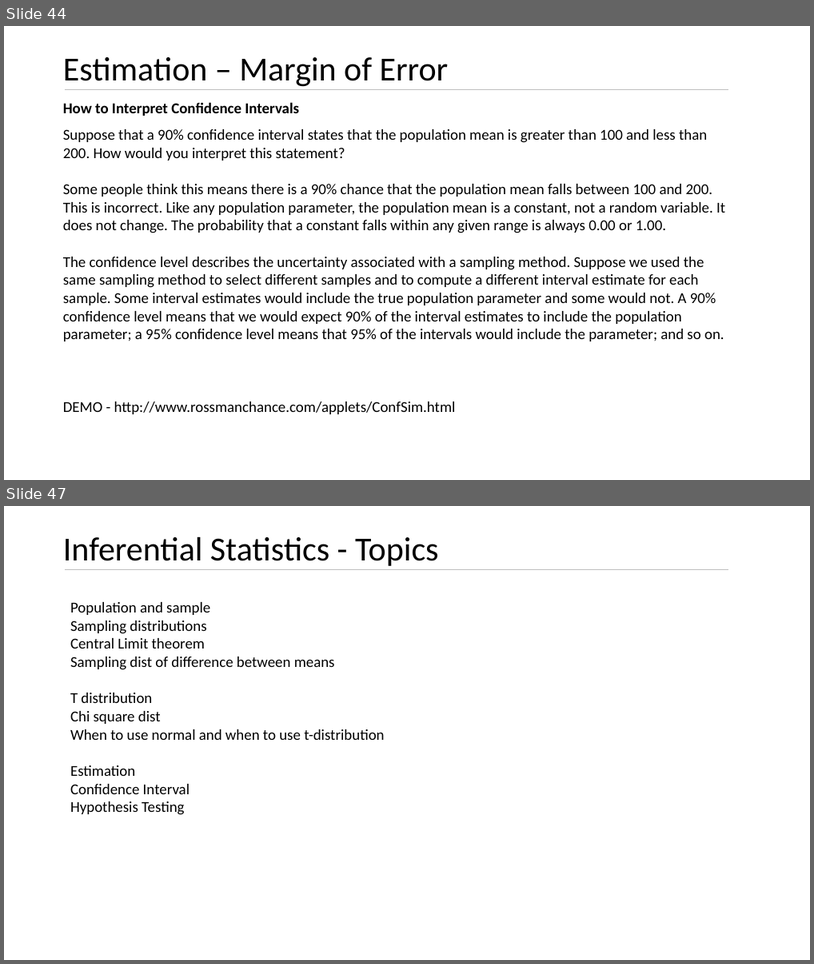
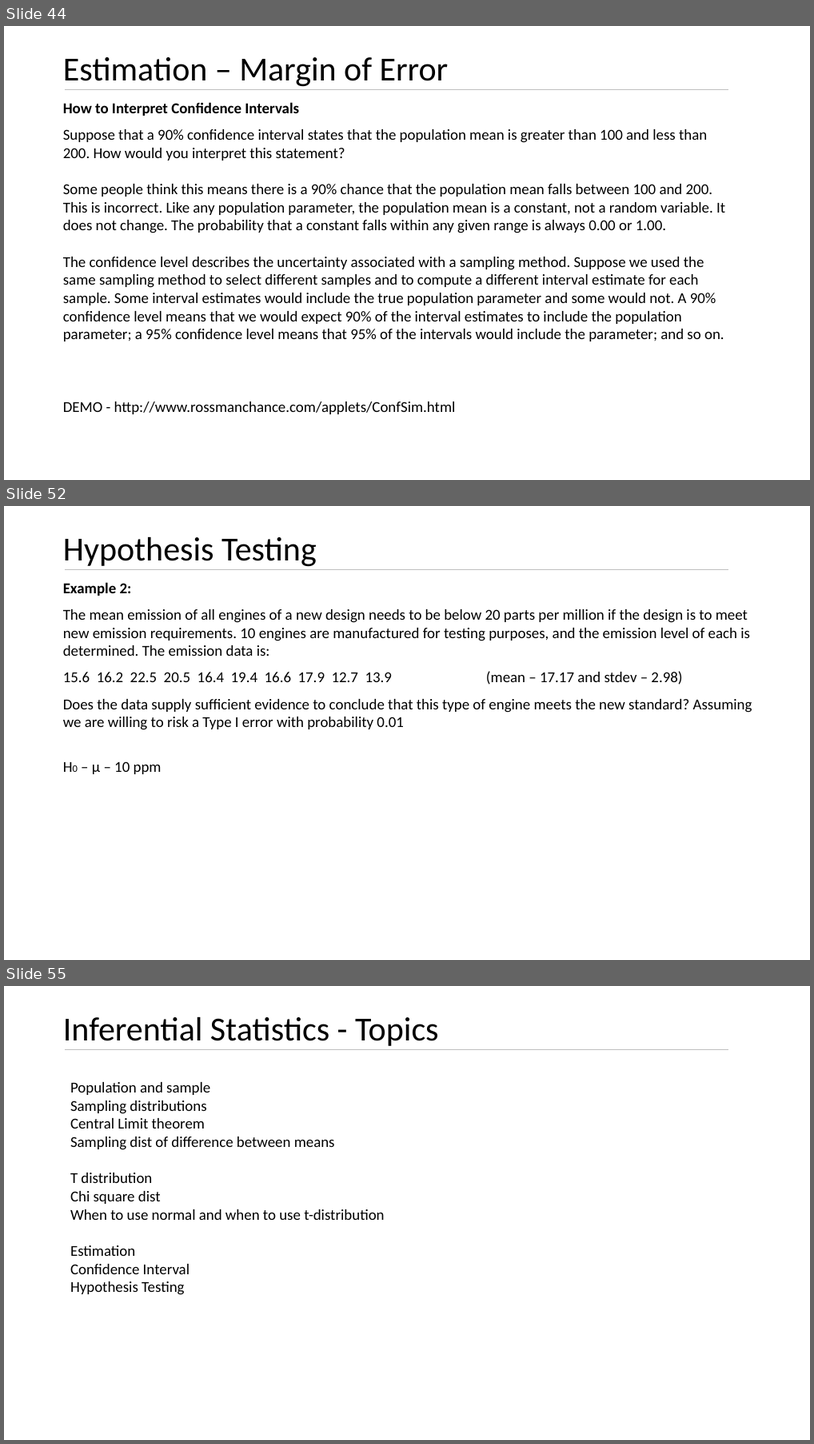
Before and after one commit to kushkul/Intro-to-Analytics, a slide deck: Statistics/Lesson 7 Inferential Statistics.pptx. Shown one above the other, each under a label of ours: slides 44 and 47 before the commit, slides 44, 52 and 55 after it; the slides between them are not shown. The pictures are 814x964 and 814x1444 pixels, drawn with LibreOffice and Linux fonts; fonts in the diff are those of the drawing. Boxes give left, top, right and bottom in pixels: in the first picture for what was removed or moved away, otherwise in the second. Text is boxed around its words. In the diff, an @@ line names an element or a change of style, - is before the commit and + after.

Commit message:
Add hypothesis testing basics

```diff
--- a/Statistics/Lesson 7 Inferential Statistics.pptx
+++ b/Statistics/Lesson 7 Inferential Statistics.pptx
@@ slide 52 added at (x1=4, y1=506, x2=810, y2=960), background #FFFFFF @@
@@ title added at (x1=63, y1=537, x2=317, y2=567), 40 pt, text #000000 @@
+Hypothesis Testing
@@ line added from (65, 569) to (730, 569), #BFBFBF 0.5 pt @@
@@ text added at (x1=63, y1=582, x2=753, y2=774), 18 pt, text #000000 @@
+Example 2:
+The mean emission of all engines of a new design needs to be below 20 parts per million if the design is to meet new emission requirements. 10 engines are manufactured for testing purposes, and the emission level of each is determined. The emission data is:
+15.6 16.2 22.5 20.5 16.4 19.4 16.6 17.9 12.7 13.9 (mean – 17.17 and stdev – 2.98)
+Does the data supply sufficient evidence to conclude that this type of engine meets the new standard? Assuming we are willing to risk a Type I error with probability 0.01
+H0 – μ – 10 ppm
@@ what was slide 47 is now slide 55 @@
```
Also in this commit, not shown: 3 slides changed, 8 other slides added, 1 slide removed.
